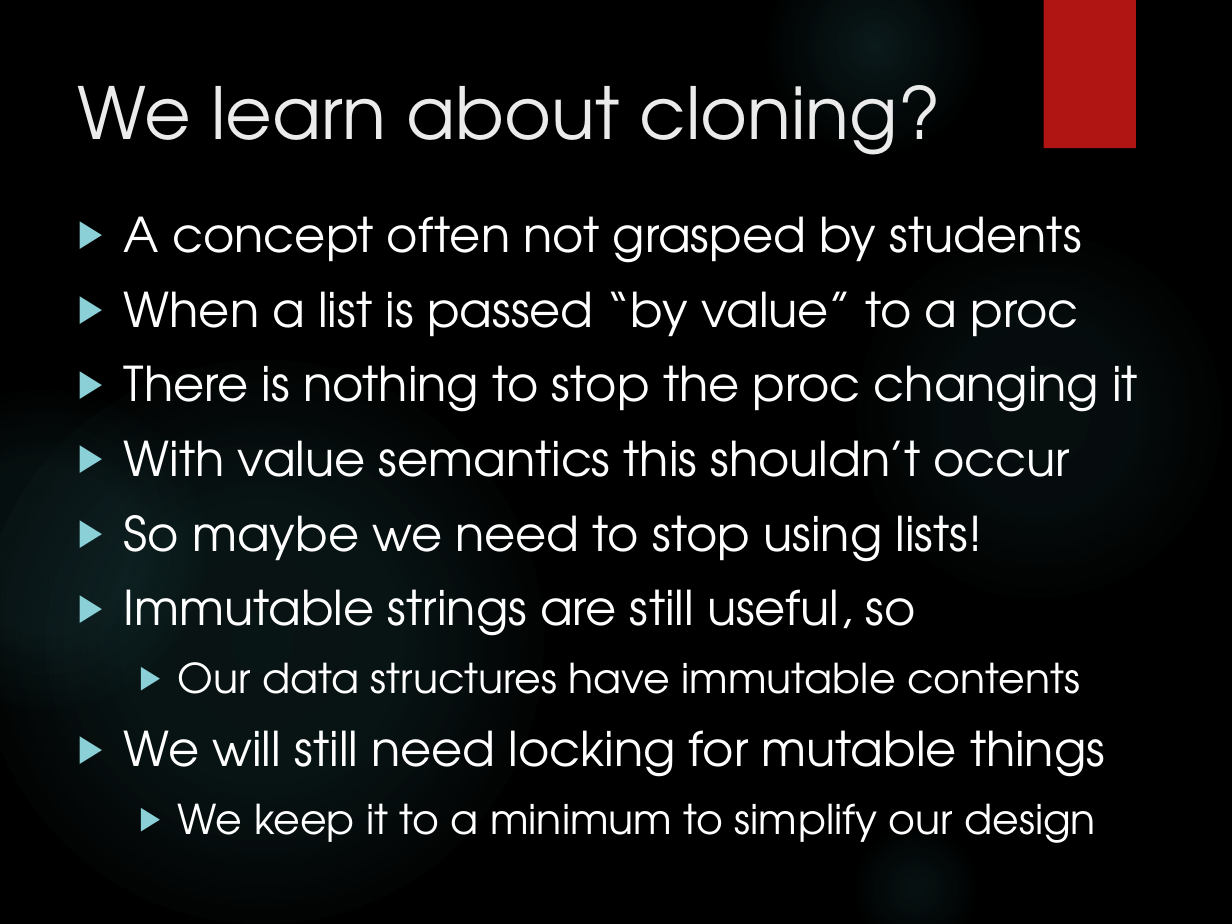
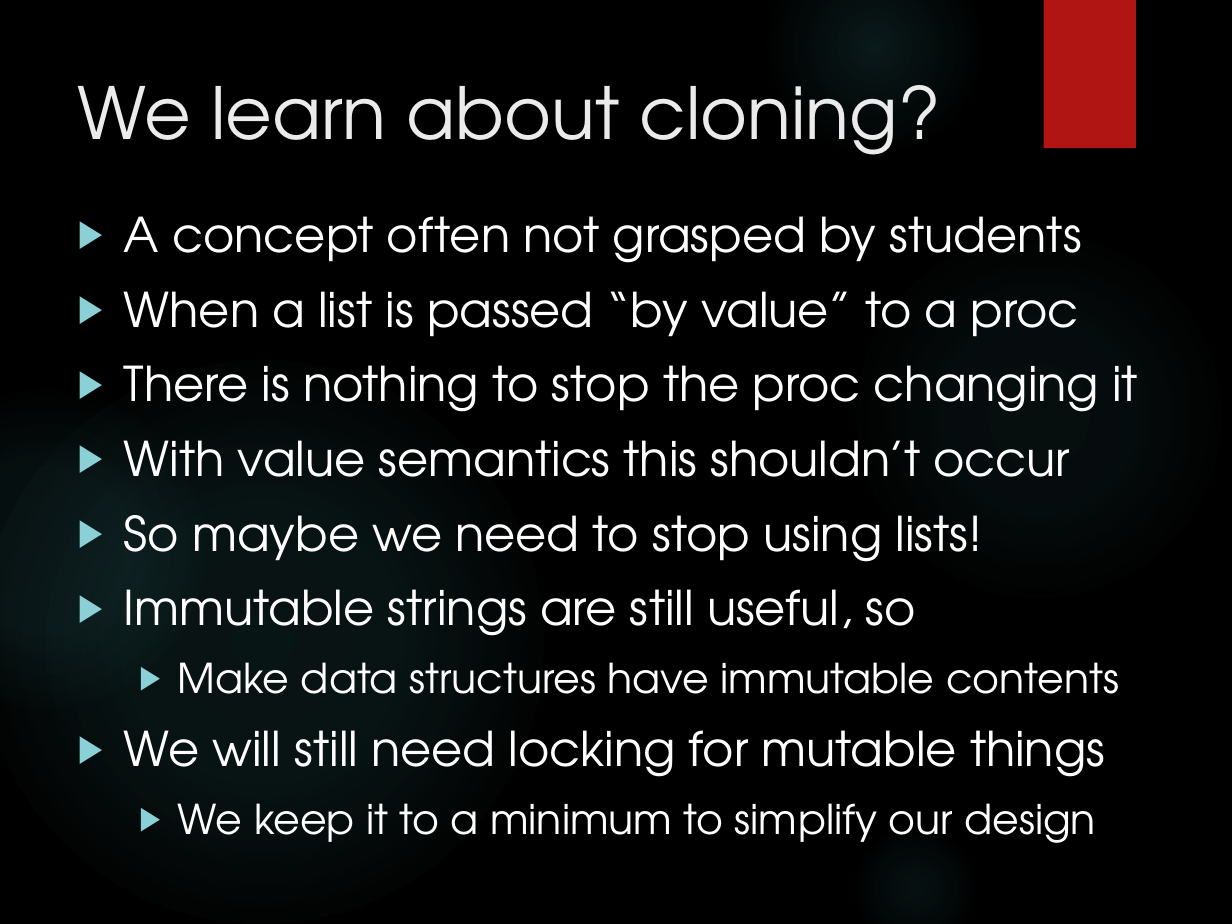
Before and after one commit to MalcolmCrowe/ShareableDataStructures, a slide deck: slide 4 of Shareable Data Structures.pptx. Drawn at 1232x924 pixels with LibreOffice and Linux fonts; fonts in the diff are those of the drawing; background and template pictures are left out. Boxes give left, top, right and bottom in pixels: in the first picture for what was removed or moved away, otherwise in the second. Text is boxed around its words. In the diff, an @@ line names an element or a change of style, - is before the commit and + after.

```diff
--- a/Shareable Data Structures.pptx
+++ b/Shareable Data Structures.pptx
@@ text at [178, 662, 1119, 694]: text changed @@
-  ▶ Our data structures have immutable contents
+  ▶ Make data structures have immutable contents
```
Also in this commit, not shown: 6 other slides changed, 38 other files.
